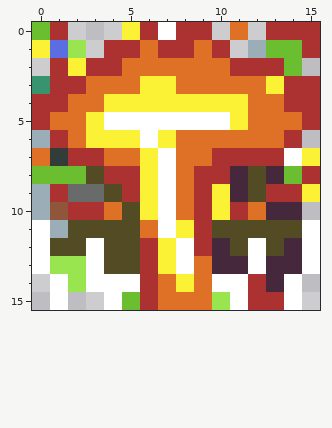
Pixel-art file -- Assets/img/abilityIcons.aseprite. Above: the version before the commit.
16x16 pixels, 1 frame.
And afterwards:
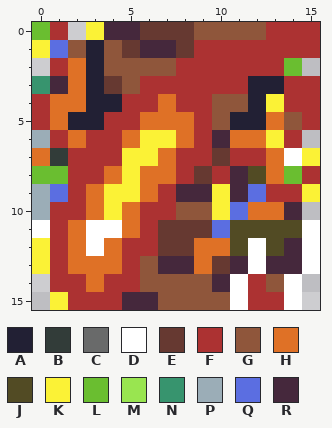
Palette (. is transparent): A #222034  B #323c39  C #696a6a  D #ffffff  E #663931  F #ac3232  G #8f563b  H #df7126  J #524b24  K #fbf236  L #6abe30  M #99e550  N #37946e  P #9badb7  Q #5b6ee1  R #45283c
Difference:
layer "Layer 13" added
layer "Layer 14" added
layer "Layer 15" added
Changed rows in their new state; - is an unchanged pixel.
Layers "Layer 15", "Layer 14", "Layer 13":
first column x 0:
 0 ---KRREEEGGGG--
 1 --GAGERREF-FFFF
 2 --HAGGGGFFF----
 3 -RHAEGFFFFFFAA-
 4 -H-AAFFHFFGGAK-
 5 --AAFFHHHFGAA-G
 6 ---FFHK--FR--K-
 7 ----FK-HFFE--H-
 8 --FFHKHHFE---H-
 9 -QFHKKHFRR--Q--
10 -F-HKHFFGG-Q-H-
11 -FHDDHFEEEQ----
12 KFH-HF-EEHH----
13 KFHHHFGRR-E----
14 -FFHFFGGGGR--G-
15 -KFFFRRGGGG----
Pixel boxes of the changes (left, top, right, bottom) in both pictures:
changed: (32, 22, 302, 310)
